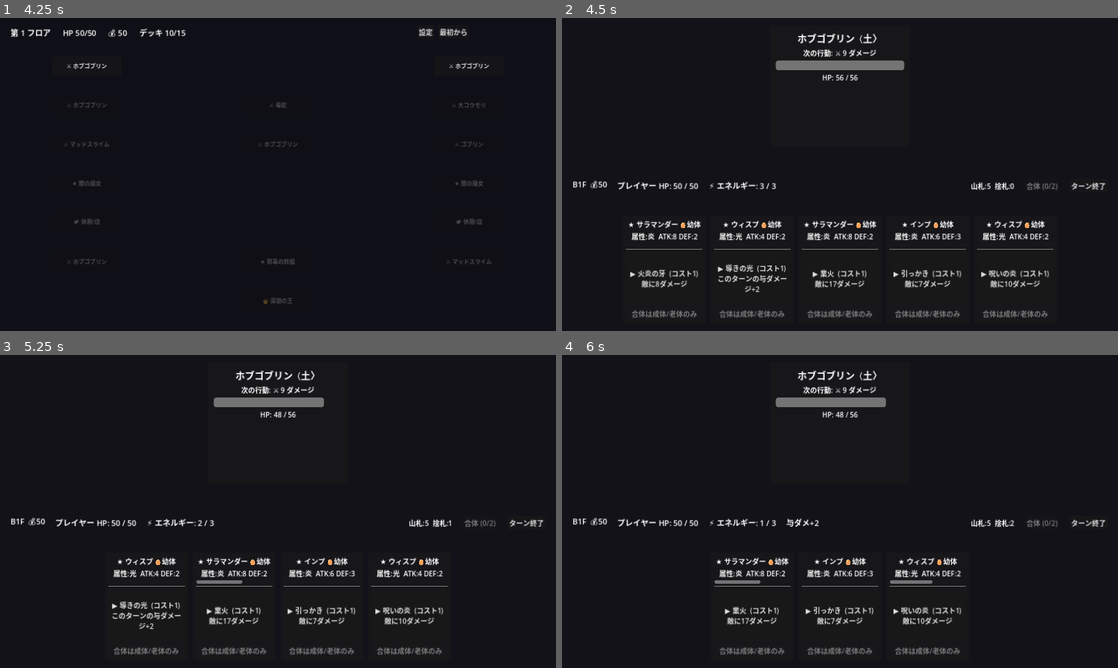
Above: before the commit, frames 1-4 (two rows, left to right).
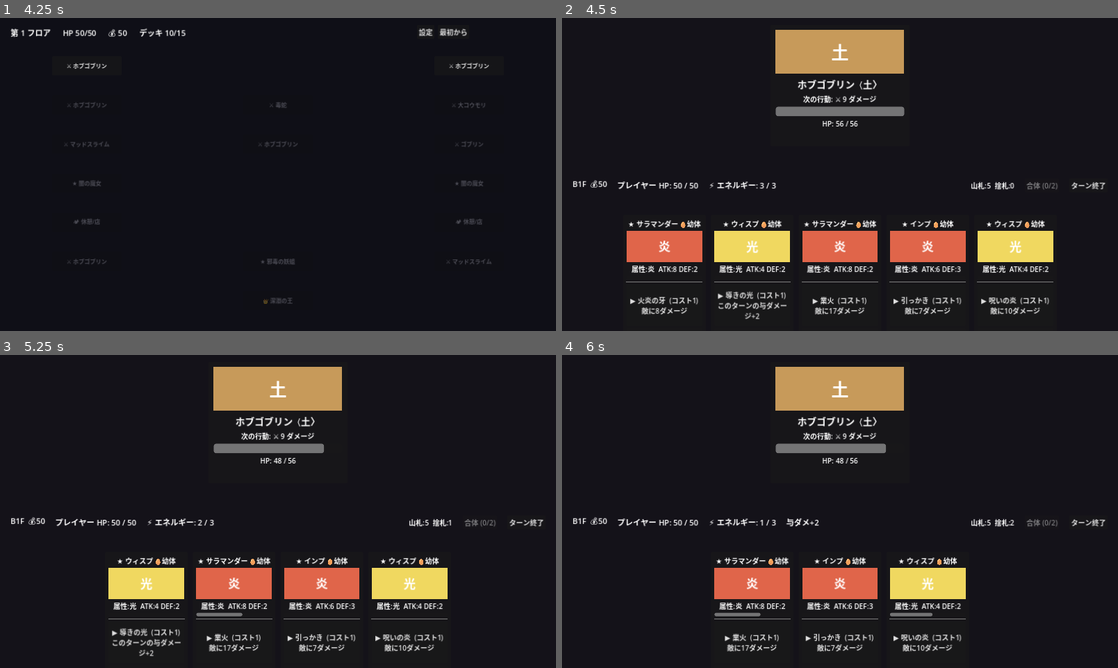
Above: after the commit, the same moments.

Repository: bakery48/mortal-pact
Game: Godot game, scene res://scenes/ui/title.tscn
Two runs of this game, one before a commit and one after it. Both use one fixed random seed, a clock stepped at 60 frames per second and the inputs below.
Inputs:
- Up to frame 1 (4.25 s): click "はじめから" at 0.5 s; click "設定" at 1.25 s; click "フルスクリーン" at 2 s; click "戻る" at 2.75 s; click "最初から" at 3.5 s
- Up to frame 2 (4.5 s): click "⚔ ホブゴブリン" at 4.25 s
- Up to frame 3 (5.25 s): click "▶ 火炎の牙 (コスト1) 敵に8ダメージ" at 5 s
- Up to frame 4 (6 s): click "▶ 導きの光 (コスト1) このターンの与ダメージ+2" at 5.75 s

Frame 1 is identical in both runs. In frame 2, 16% of the frame differs, in the area x 2-98%, y 3-97%; in frame 3, 14%; in frame 4, 12%.

Commit message:
スプライト枠を用意（PNGを置けば自動表示）
- SpriteLoader を追加：assets/sprites/monsters・enemies/<名前>.png を探索
  あればテクスチャ表示、無ければ属性色＋属性表記の図形でフォールバック
- カード／敵UIにビジュアル枠を追加（Nearestフィルタでドット絵くっきり）
- 敵はボス接頭辞なしの素名で探索（sprite_name）
- assets/sprites/README に命名規約を記載

https://claude.ai/code/session_01SGpNd8xjjtE9S1hYpNHnwi

Diff:
--- a/scenes/battle/battle_manager.gd
+++ b/scenes/battle/battle_manager.gd
@@ -153,6 +153,7 @@
 	var hp := int(enc["max_hp"])
 	enemy = EnemyScene.instantiate() as EnemyUI
 	enemy.enemy_name = ("【ボス】" if enc.get("is_boss", false) else "") + String(enc["name"])
+	enemy.sprite_name = String(enc["name"]) # スプライト探索用（接頭辞なし）
 	enemy.element = int(enc.get("element", MonsterData.Element.NONE))
 	enemy.max_hp = hp
 	enemy.hp = hp
--- a/scenes/battle/card.gd
+++ b/scenes/battle/card.gd
@@ -24,7 +24,7 @@
 var _selected := false
 
 func _ready() -> void:
-	custom_minimum_size = Vector2(190, 250)
+	custom_minimum_size = Vector2(190, 300)
 	if monster != null and command != null:
 		_build()
 
@@ -44,6 +44,9 @@
 	_title.horizontal_alignment = HORIZONTAL_ALIGNMENT_CENTER
 	_title.autowrap_mode = TextServer.AUTOWRAP_WORD_SMART
 	vbox.add_child(_title)
+
+	# スプライト（あれば）／無ければ属性色の図形プレースホルダ。
+	vbox.add_child(_make_visual())
 
 	_stats = Label.new()
 	_stats.horizontal_alignment = HORIZONTAL_ALIGNMENT_CENTER
@@ -82,6 +85,28 @@
 	else:
 		_select_button.text = "合体は成体/老体のみ"
 		_select_button.disabled = true
+
+## スプライト or プレースホルダのビジュアルを作る。
+func _make_visual() -> Control:
+	var tex := SpriteLoader.monster(monster.monster_name)
+	if tex != null:
+		var tr := TextureRect.new()
+		tr.texture = tex
+		tr.custom_minimum_size = Vector2(0, 72)
+		tr.stretch_mode = TextureRect.STRETCH_KEEP_ASPECT_CENTERED
+		tr.texture_filter = CanvasItem.TEXTURE_FILTER_NEAREST # ドット絵をくっきり
+		return tr
+	var box := ColorRect.new()
+	box.color = SpriteLoader.element_color(monster.elements[0] if not monster.elements.is_empty() else MonsterData.Element.NONE)
+	box.custom_minimum_size = Vector2(0, 72)
+	var cc := CenterContainer.new()
+	cc.set_anchors_and_offsets_preset(Control.PRESET_FULL_RECT)
+	box.add_child(cc)
+	var l := Label.new()
+	l.text = monster.element_label()
+	l.add_theme_font_size_override("font_size", 28)
+	cc.add_child(l)
+	return box
 
 func _command_text() -> String:
 	var p := monster.effective_power(command)
--- a/scenes/battle/enemy.gd
+++ b/scenes/battle/enemy.gd
@@ -16,6 +16,7 @@
 }
 
 var enemy_name: String = "敵"
+var sprite_name: String = "" # スプライト探索用の生の敵名（【ボス】等の接頭辞なし）
 var element: int = MonsterData.Element.NONE
 var max_hp: int = 60
 var hp: int = 60
@@ -49,6 +50,9 @@
 	vbox.add_theme_constant_override("separation", 6)
 	margin.add_child(vbox)
 
+	# スプライト（あれば）／無ければ属性色の図形プレースホルダ。
+	vbox.add_child(_make_visual())
+
 	_name_label = Label.new()
 	_name_label.text = "%s 〈%s〉" % [enemy_name, String(MonsterData.ELEMENT_LABEL[element])]
 	_name_label.horizontal_alignment = HORIZONTAL_ALIGNMENT_CENTER
@@ -75,6 +79,28 @@
 	vbox.add_child(_status_label)
 
 	_update()
+
+## スプライト or プレースホルダのビジュアルを作る。
+func _make_visual() -> Control:
+	var tex := SpriteLoader.enemy(sprite_name)
+	if tex != null:
+		var tr := TextureRect.new()
+		tr.texture = tex
+		tr.custom_minimum_size = Vector2(0, 120)
+		tr.stretch_mode = TextureRect.STRETCH_KEEP_ASPECT_CENTERED
+		tr.texture_filter = CanvasItem.TEXTURE_FILTER_NEAREST
+		return tr
+	var box := ColorRect.new()
+	box.color = SpriteLoader.element_color(element)
+	box.custom_minimum_size = Vector2(0, 100)
+	var cc := CenterContainer.new()
+	cc.set_anchors_and_offsets_preset(Control.PRESET_FULL_RECT)
+	box.add_child(cc)
+	var l := Label.new()
+	l.text = String(MonsterData.ELEMENT_LABEL[element])
+	l.add_theme_font_size_override("font_size", 40)
+	cc.add_child(l)
+	return box
 
 func set_pattern(p: Array) -> void:
 	pattern = p
--- /dev/null
+++ b/scripts/sprite_loader.gd
@@ -0,0 +1,40 @@
+class_name SpriteLoader
+extends RefCounted
+
+## スプライト読み込みヘルパー。
+## assets/sprites/monsters/<モンスター名>.png ・ enemies/<敵名>.png を探す。
+## 見つかればテクスチャを返し、無ければ null（呼び出し側が図形でフォールバック）。
+## 一度調べた結果はキャッシュする。
+
+const MONSTER_DIR := "res://assets/sprites/monsters/"
+const ENEMY_DIR := "res://assets/sprites/enemies/"
+
+static var _cache := {}
+
+static func monster(monster_name: String) -> Texture2D:
+	return _load(MONSTER_DIR + monster_name + ".png")
+
+static func enemy(enemy_name: String) -> Texture2D:
+	return _load(ENEMY_DIR + enemy_name + ".png")
+
+static func _load(path: String) -> Texture2D:
+	if _cache.has(path):
+		return _cache[path]
+	var tex: Texture2D = null
+	if ResourceLoader.exists(path):
+		var res := load(path)
+		if res is Texture2D:
+			tex = res
+	_cache[path] = tex
+	return tex
+
+## 属性ごとのプレースホルダ色（スプライトが無いときの図形色）。
+static func element_color(element: int) -> Color:
+	match element:
+		MonsterData.Element.FIRE: return Color("e0654a")
+		MonsterData.Element.WATER: return Color("5ab6e0")
+		MonsterData.Element.WIND: return Color("7ad6a0")
+		MonsterData.Element.EARTH: return Color("c79a5a")
+		MonsterData.Element.LIGHT: return Color("f0d860")
+		MonsterData.Element.DARK: return Color("a06ad0")
+		_: return Color("8a8398")
Not shown, added: assets/sprites/README.md
Not shown, added: assets/sprites/enemies/.gitkeep
Not shown, added: assets/sprites/monsters/.gitkeep
